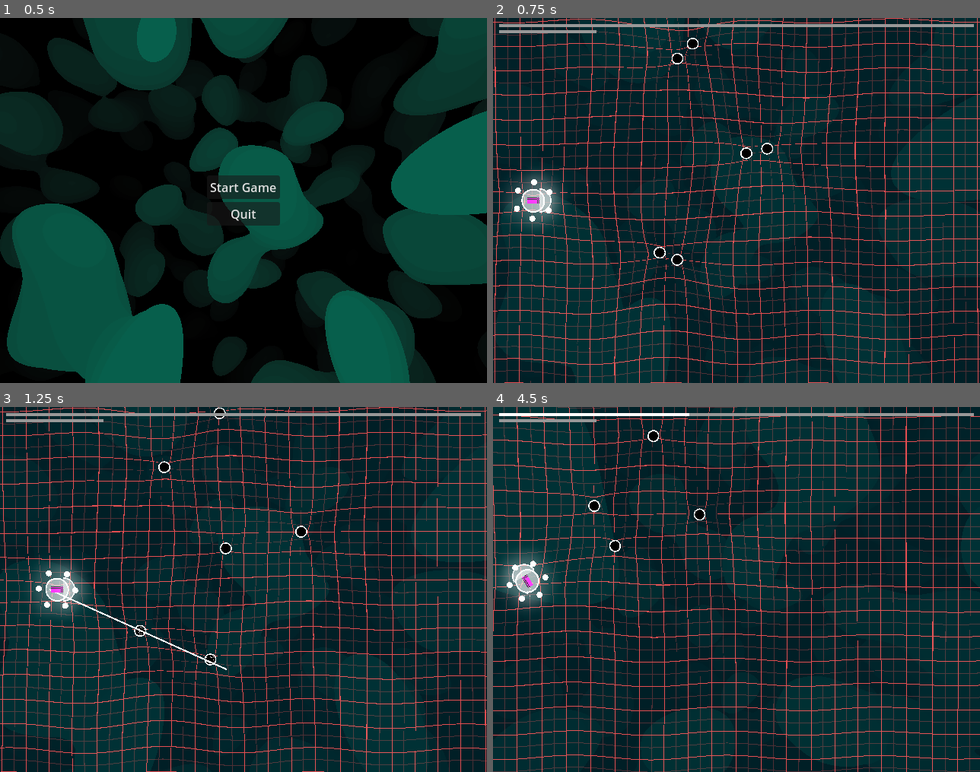
Above: before the commit, frames 1-4 (two rows, left to right).
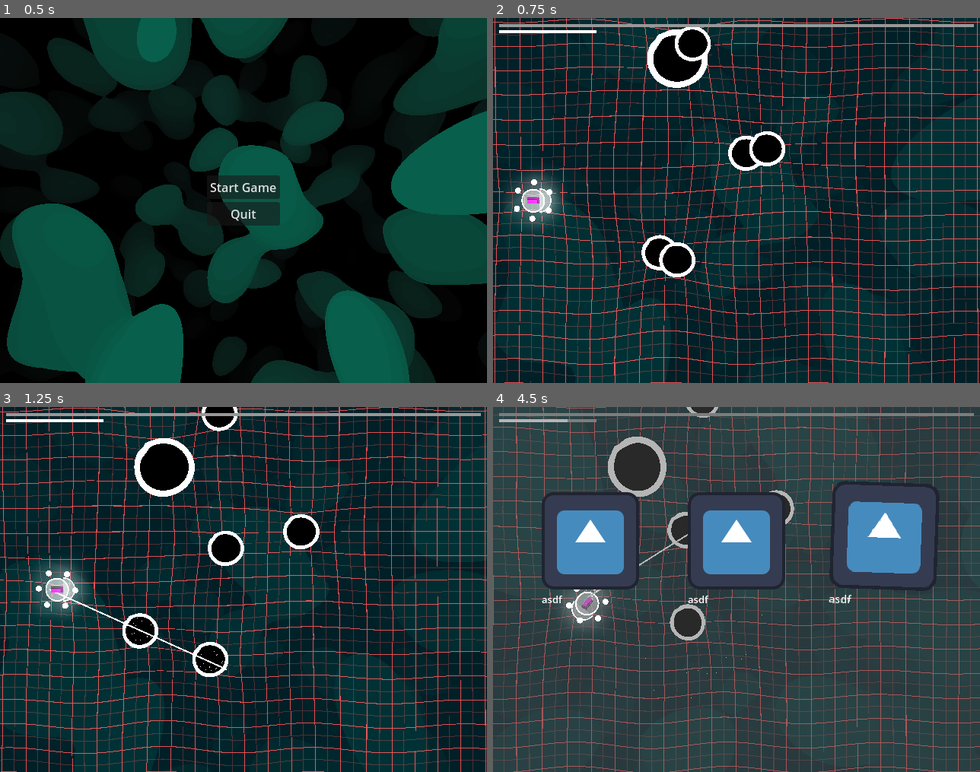
Above: after the commit, the same moments.

Repository: 3xcpy/roguelike-arcade-driving
Game: Godot game, scene res://scenes/main.tscn
Same seed, same stepped clock (60 frames per second), same inputs: the game is played once before the commit and once after it. The engine's default icon, where the game draws it, is replaced by a stand-in: a white triangle on a blue panel in a dark square.
Inputs (mouse positions are in pixels of both pictures, inside the frame that each line leads up to):
- Up to frame 1 (0.5 s): no input
- Up to frame 2 (0.75 s): click "Start Game" at 0.5 s
- Up to frame 3 (1.25 s): no input
- Up to frame 4 (4.5 s): tap Enter (ui_accept) at 1.25, 1.52, 2.27, 3.77 s; move the mouse to (843, 571) at 1.27 s; hold Right (steer_right) 1.28-2.03 s; tap Alt at 1.35, 2.85, 4.35 s; move the mouse to (639, 607) at 2.02 s; hold Down 2.03-2.78 s; tap Shift at 2.1, 3.6 s; move the mouse to (785, 509) at 2.77 s; hold Right (steer_right) 2.78-3.53 s; move the mouse to (712, 662) at 3.52 s; hold Up 3.53-4.28 s; move the mouse to (882, 644) at 4.27 s; hold Left (steer_left) from 4.28 s (still down)

Frame 1 is identical in both runs. In frame 2, 3.5% of the frame differs, in the area x 1-60%, y 2-72%; in frame 3, 4.1%; in frame 4, 99%, in the area x 0-100%, y 0-100%.

Commit message:
health bar is now oriented correctly and enemy levels are working

Diff:
--- a/scenes/enemy.tscn
+++ b/scenes/enemy.tscn
@@ -20,7 +20,7 @@
 
 [node name="Enemy" type="Area2D" groups=["Enemies"]]
 script = ExtResource("1_5uy6h")
-level = 2
+level = 3
 
 [node name="Sprite2D" type="Sprite2D" parent="."]
 material = SubResource("ShaderMaterial_xwavj")
@@ -35,6 +35,7 @@
 metadata/_custom_type_script = "uid://b6clcrk34j0p6"
 
 [node name="HealthComponent" parent="." instance=ExtResource("3_4ra3w")]
+max_health = 5.0
 
 [node name="DamageParticles" parent="." instance=ExtResource("6_xwavj")]
 
--- /dev/null
+++ b/scenes/enemy_spawner.tscn
@@ -0,0 +1,8 @@
+[gd_scene load_steps=3 format=3 uid="uid://bdyvjqmx0qurm"]
+
+[ext_resource type="Script" uid="uid://b5dk4fhtkraa8" path="res://scripts/enemy_spawner.gd" id="1_ks1gq"]
+[ext_resource type="PackedScene" uid="uid://b4sghwhykpity" path="res://scenes/enemy.tscn" id="2_devoi"]
+
+[node name="EnemySpawner" type="Node2D"]
+script = ExtResource("1_ks1gq")
+enemy_scene = ExtResource("2_devoi")
--- a/scenes/hud.tscn
+++ b/scenes/hud.tscn
@@ -48,5 +48,6 @@
 size_flags_horizontal = 0
 theme_override_styles/background = SubResource("StyleBoxFlat_ahhtf")
 theme_override_styles/fill = SubResource("StyleBoxFlat_oo0fn")
-value = 100.0
+value = 2.99
+fill_mode = 1
 show_percentage = false
--- a/scenes/player.tscn
+++ b/scenes/player.tscn
@@ -50,7 +50,7 @@
 emission_curve = SubResource("CurveTexture_qhqgy")
 
 [node name="Player" type="CharacterBody2D" groups=["Player"]]
-z_index = 1
+z_index = 10
 script = ExtResource("1_3vyb7")
 speed = 100.0
 traction = 5.0
@@ -79,8 +79,8 @@
 [node name="Camera2D" type="Camera2D" parent="."]
 limit_left = 0
 limit_top = 0
-limit_right = 2000
-limit_bottom = 1500
+limit_right = 1000
+limit_bottom = 1000
 position_smoothing_enabled = true
 
 [node name="Sprite2D" type="Sprite2D" parent="."]
--- a/scenes/stage.tscn
+++ b/scenes/stage.tscn
@@ -47,9 +47,9 @@
 normal = Vector2(-1, 0)
 
 [sub_resource type="NavigationPolygon" id="NavigationPolygon_st0q7"]
-vertices = PackedVector2Array(1982.1016, 15.953125, 1997.8906, 1494, 8.9765625, 1494, 6.0234375, 6.046875)
+vertices = PackedVector2Array(990, 9.9609375, 990, 990, 9.9609375, 990, 6.0390625, 6.0390625)
 polygons = Array[PackedInt32Array]([PackedInt32Array(0, 1, 2, 3)])
-outlines = Array[PackedVector2Array]([PackedVector2Array(1992, 6, 2008, 1504, -1, 1504, -4, -4)])
+outlines = Array[PackedVector2Array]([PackedVector2Array(1000, 0, 1000, 1000, 0, 1000, -4, -4)])
 
 [node name="Stage" type="Node2D"]
 script = ExtResource("1_st0q7")
@@ -62,8 +62,8 @@
 z_index = -100
 texture_repeat = 2
 material = SubResource("ShaderMaterial_6c5u0")
-offset_right = 2000.0
-offset_bottom = 1500.0
+offset_right = 1000.0
+offset_bottom = 1000.0
 pivot_offset = Vector2(74, 114)
 texture = ExtResource("2_gi7kc")
 expand_mode = 1
@@ -82,15 +82,16 @@
 shape = SubResource("WorldBoundaryShape2D_st0q7")
 
 [node name="CollisionShape2D3" type="CollisionShape2D" parent="Boundaries"]
-position = Vector2(2000, 1500)
+position = Vector2(1000, 1000)
 shape = SubResource("WorldBoundaryShape2D_1hwpr")
 
 [node name="CollisionShape2D4" type="CollisionShape2D" parent="Boundaries"]
-position = Vector2(2000, 1500)
+position = Vector2(1000, 1000)
 shape = SubResource("WorldBoundaryShape2D_dexii")
 
 [node name="Enemy" parent="." instance=ExtResource("7_st0q7")]
 position = Vector2(252, 73)
+level = 5
 
 [node name="Enemy2" parent="." instance=ExtResource("7_st0q7")]
 position = Vector2(346, 204)
--- a/scripts/enemy.gd
+++ b/scripts/enemy.gd
@@ -25,6 +25,7 @@
 
 func _ready() -> void:
 	index = Global.get_enemy_index()
+	update_values()
 
 
 func _physics_process(delta: float) -> void:
@@ -65,6 +66,8 @@
 	scale = Vector2(level, level)
 	attack_damage = level
 	value = level
+	$HealthComponent.max_health = $HealthComponent.max_health * level
+	$HealthComponent.health = $HealthComponent.max_health
 
 
 func damage(dmg: float): $HealthComponent.damage(dmg)
--- /dev/null
+++ b/scripts/enemy_spawner.gd
@@ -0,0 +1,11 @@
+class_name EnemySpawner extends Node2D
+
+@export var enemy_scene: PackedScene
+
+var time_to_next_spawn: float = 5.0
+
+
+func spawn() -> void:
+	var enemy: Enemy = enemy_scene.instantiate()
+	enemy.level = ceil(float(Global.game_manager.level) / 10.0) + randi_range(0, 2)
+	add_child(enemy)
--- a/scripts/hud.gd
+++ b/scripts/hud.gd
@@ -4,5 +4,5 @@
 @onready var score_progress_bar: ProgressBar = $MarginContainer/VBoxContainer/ScoreProgressBar
 
 func _process(_delta: float) -> void:
-	health_bar.value = Global.player.health_component.health / Global.player.health_component.max_health * 100.0
+	health_bar.value = (1.0 - (Global.player.health_component.health / Global.player.health_component.max_health)) * 100.0
 	score_progress_bar.value = float(Global.game_manager.score_to_level) / float(Global.game_manager.max_score_to_level) * 100.0
Not shown, added: scripts/enemy_spawner.gd.uid
